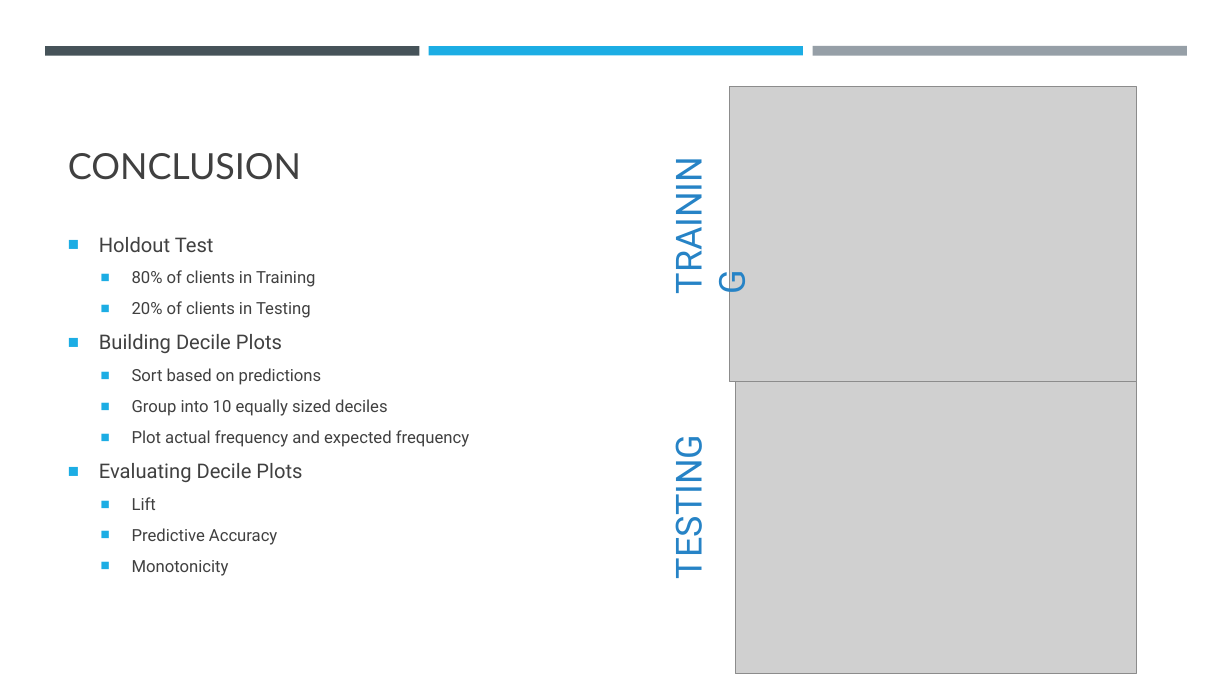
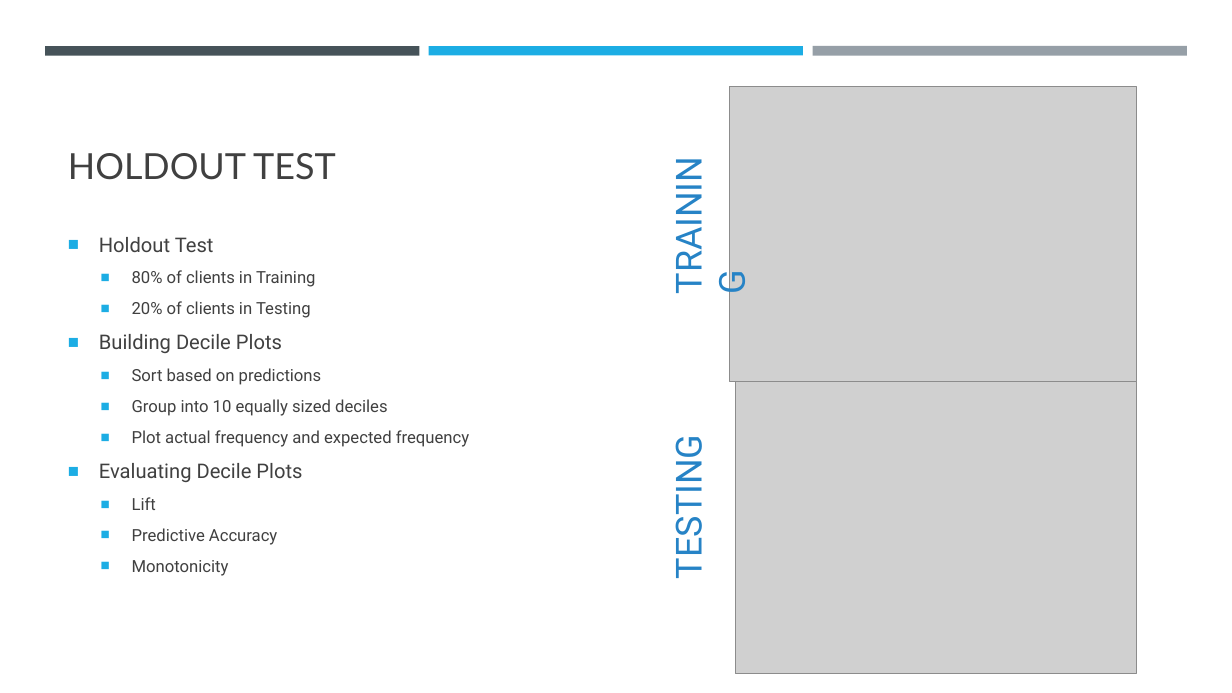
Before and after one commit to casact/GAM_Examples, a slide deck: slide 15 of CAGNY 2021 GAM Smooths.pptx. Drawn at 1232x693 pixels with LibreOffice and Linux fonts; fonts in the diff are those of the drawing; grey boxes stand for pictures. Boxes give left, top, right and bottom in pixels: in the first picture for what was removed or moved away, otherwise in the second. Text is boxed around its words. In the diff, an @@ line names an element or a change of style, - is before the commit and + after.

```diff
--- a/CAGNY 2021 GAM Smooths.pptx
+++ b/CAGNY 2021 GAM Smooths.pptx
@@ title at (68, 153, 336, 180): text changed @@
-CONCLUSION
+HOLDOUT TEST
```
Also in this commit, not shown: 9 other slides changed, 1 slide added, 1 slide removed, 2 other files.
